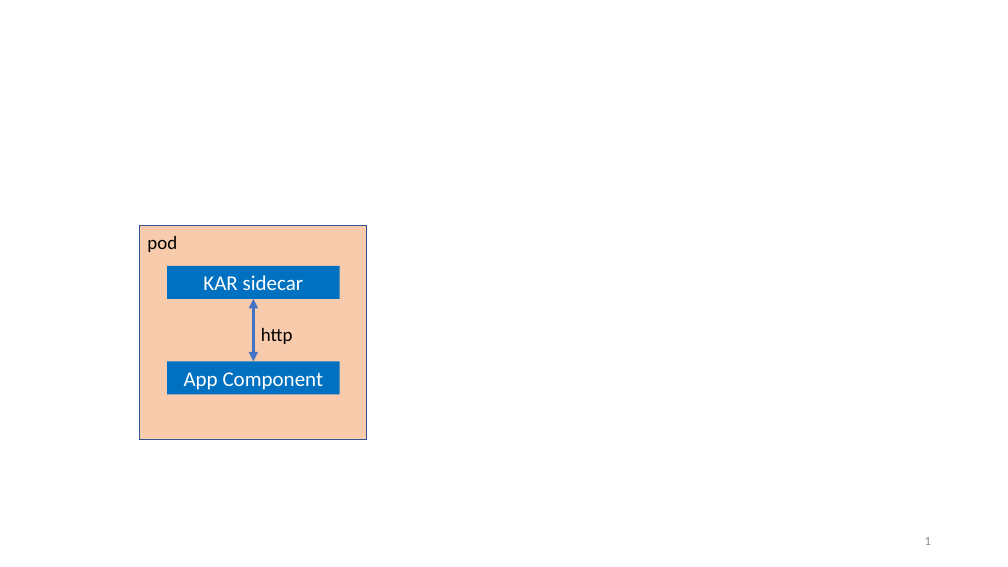
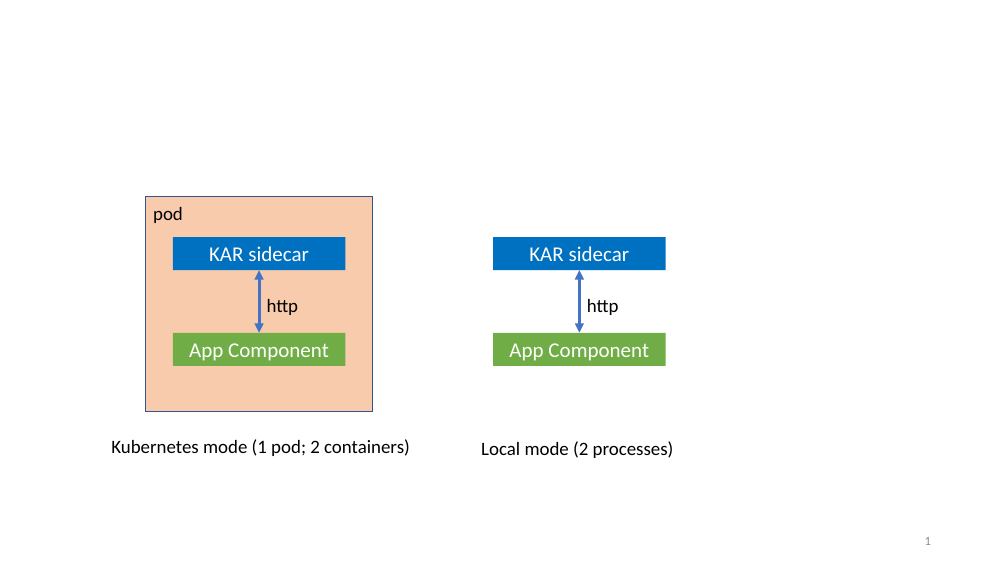
Before and after one commit to IBM/kar, a slide deck: slide 1 of docs/image-sources/kar-figures.pptx. Drawn at 1008x567 pixels with LibreOffice and Linux fonts; fonts in the diff are those of the drawing. Boxes give left, top, right and bottom in pixels: in the first picture for what was removed or moved away, otherwise in the second. Text is boxed around its words. In the diff, an @@ line names an element or a change of style, - is before the commit and + after.

Commit message:
update sidecar pictures in main readme

```diff
--- a/docs/image-sources/kar-figures.pptx
+++ b/docs/image-sources/kar-figures.pptx
@@ rectangle "pod" moved from (x1=140, y1=225, x2=367, y2=439) to (x1=146, y1=197, x2=373, y2=411) @@
@@ group added at (x1=173, y1=237, x2=346, y2=366): 2 rectangles, 1 double arrow, 1 text @@
+App Component
+KAR sidecar
+http
@@ 2 rectangles, 1 text, 1 double arrow moved together from (x1=167, y1=266, x2=340, y2=395) to (x1=493, y1=237, x2=665, y2=366) @@
@@ rectangle "App Component" at (x1=493, y1=333, x2=665, y2=366): fill #0070C0 to #70AD47 @@
@@ text added at (x1=111, y1=439, x2=410, y2=456), 18 pt, text #000000 @@
+Kubernetes mode (1 pod; 2 containers)
@@ text added at (x1=481, y1=441, x2=674, y2=458), 18 pt, text #000000 @@
+Local mode (2 processes)
```
Also in this commit, not shown: 1 other slide changed, 4 other files.
